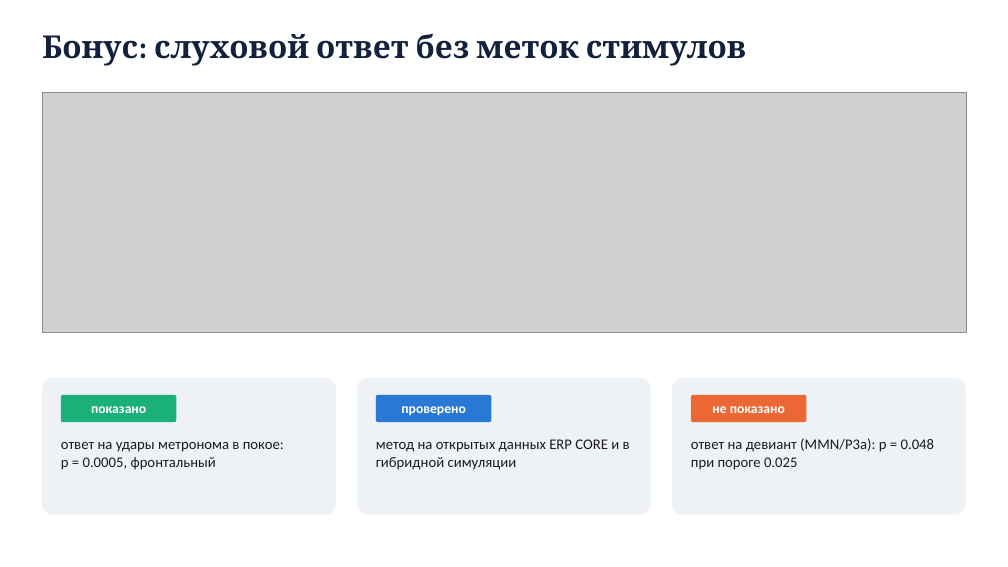
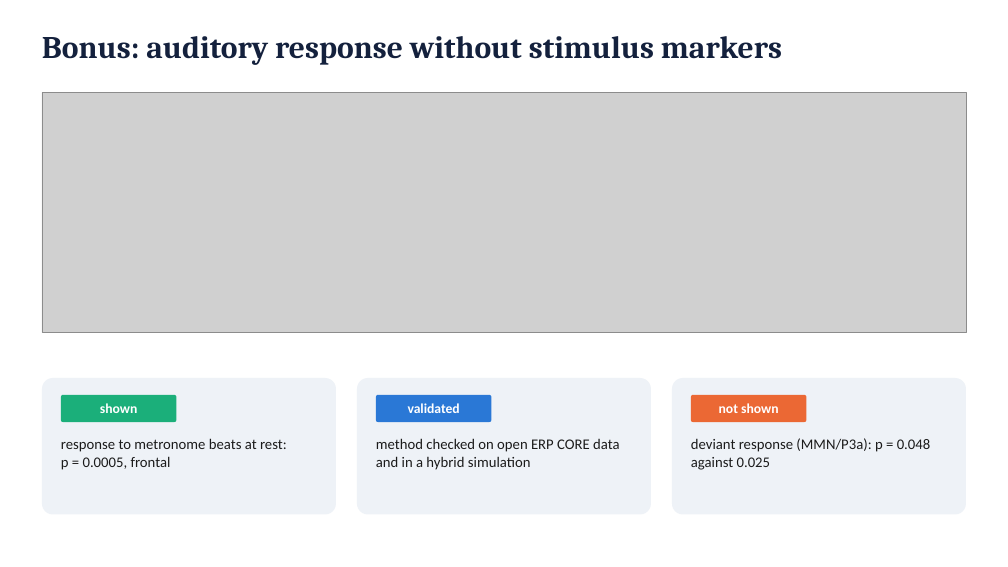
Before and after one commit to igor688-hub/neurodiagnosis-eeg, a slide deck: slide 6 of report/presentation.pptx. Drawn at 1008x567 pixels with LibreOffice and Linux fonts; fonts in the diff are those of the drawing; grey boxes stand for pictures. Boxes give left, top, right and bottom in pixels: in the first picture for what was removed or moved away, otherwise in the second. Text is boxed around its words. In the diff, an @@ line names an element or a change of style, - is before the commit and + after.

```diff
--- a/report/presentation.pptx
+++ b/report/presentation.pptx
@@ text at bbox=[42, 36, 782, 65]: text changed @@
-Бонус: слуховой ответ без меток стимулов
+Bonus: auditory response without stimulus markers
@@ text in rounded rectangle at bbox=[100, 403, 138, 413]: text changed @@
-показано
+shown
@@ text in rounded rectangle at bbox=[408, 403, 460, 413]: text changed @@
-проверено
+validated
@@ text in rounded rectangle at bbox=[719, 403, 779, 413]: text changed @@
-не показано
+not shown
@@ text at bbox=[61, 438, 287, 470]: text changed @@
-ответ на удары метронома в покое: p = 0.0005, фронтальный
+response to metronome beats at rest: p = 0.0005, frontal
@@ text at bbox=[376, 438, 619, 470]: text changed @@
-метод на открытых данных ERP CORE и в гибридной симуляции
+method checked on open ERP CORE data and in a hybrid simulation
@@ text at bbox=[691, 438, 931, 470]: text changed @@
-ответ на девиант (MMN/P3a): p = 0.048 при пороге 0.025
+deviant response (MMN/P3a): p = 0.048 against 0.025
```
Also in this commit, not shown: 4 other slides changed, 2 slides added, 2 slides removed, 1 other file.
